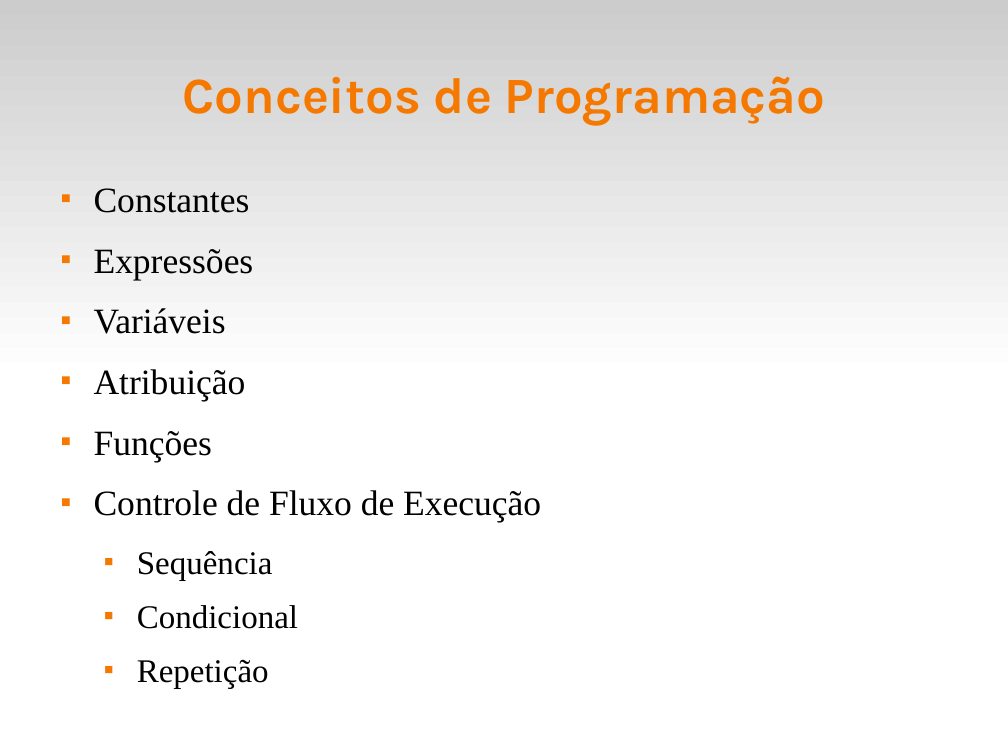
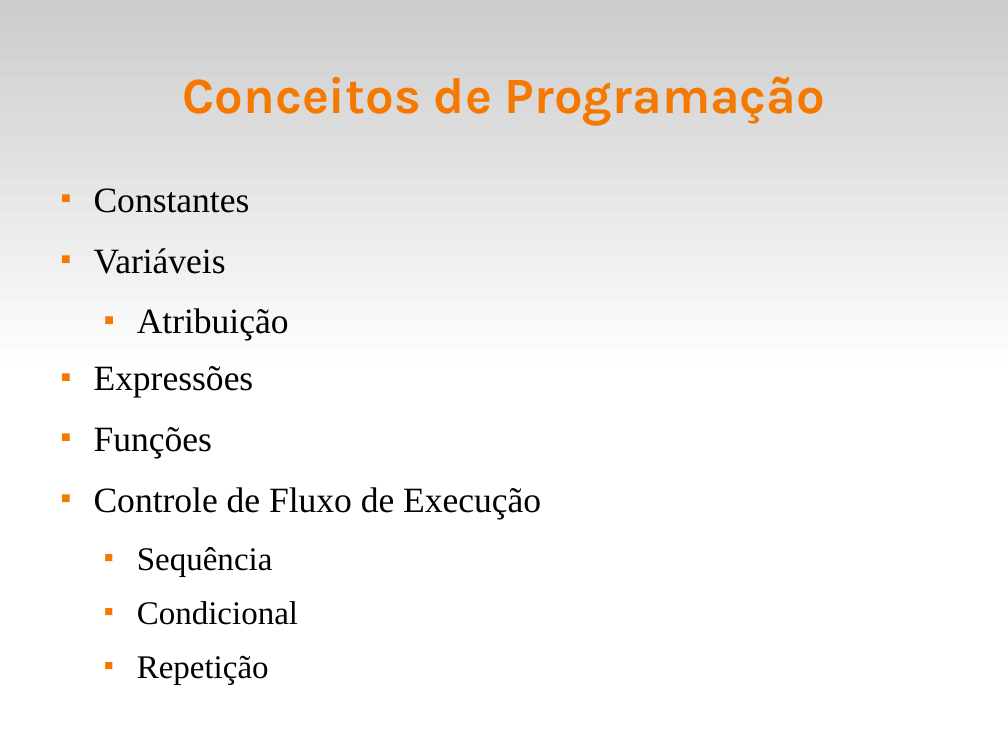
Before and after one commit to fsantanna-uerj/IPD, a slide deck: slide 3 of slides/ipd-03.odp. Drawn at 1008x756 pixels with LibreOffice and Linux fonts; fonts in the diff are those of the drawing. Boxes give left, top, right and bottom in pixels: in the first picture for what was removed or moved away, otherwise in the second. Text is boxed around its words. In the diff, an @@ line names an element or a change of style, - is before the commit and + after.

```diff
--- a/slides/ipd-03.odp
+++ b/slides/ipd-03.odp
@@ text at box(94, 249, 254, 279): paragraph removed @@
-■ Expressões
@@ text at box(137, 308, 289, 340): list level 1 to 2 in "Atribuição" @@
@@ text at box(94, 366, 254, 397): paragraph added @@
+■ Expressões
```
Also in this commit, not shown: 1 other slide changed, 3 other files.
